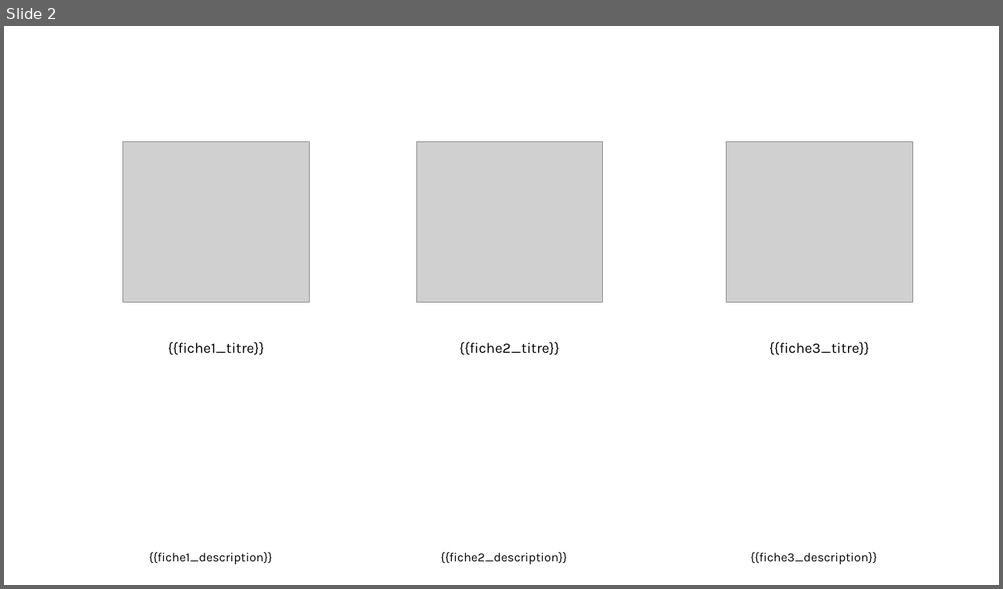
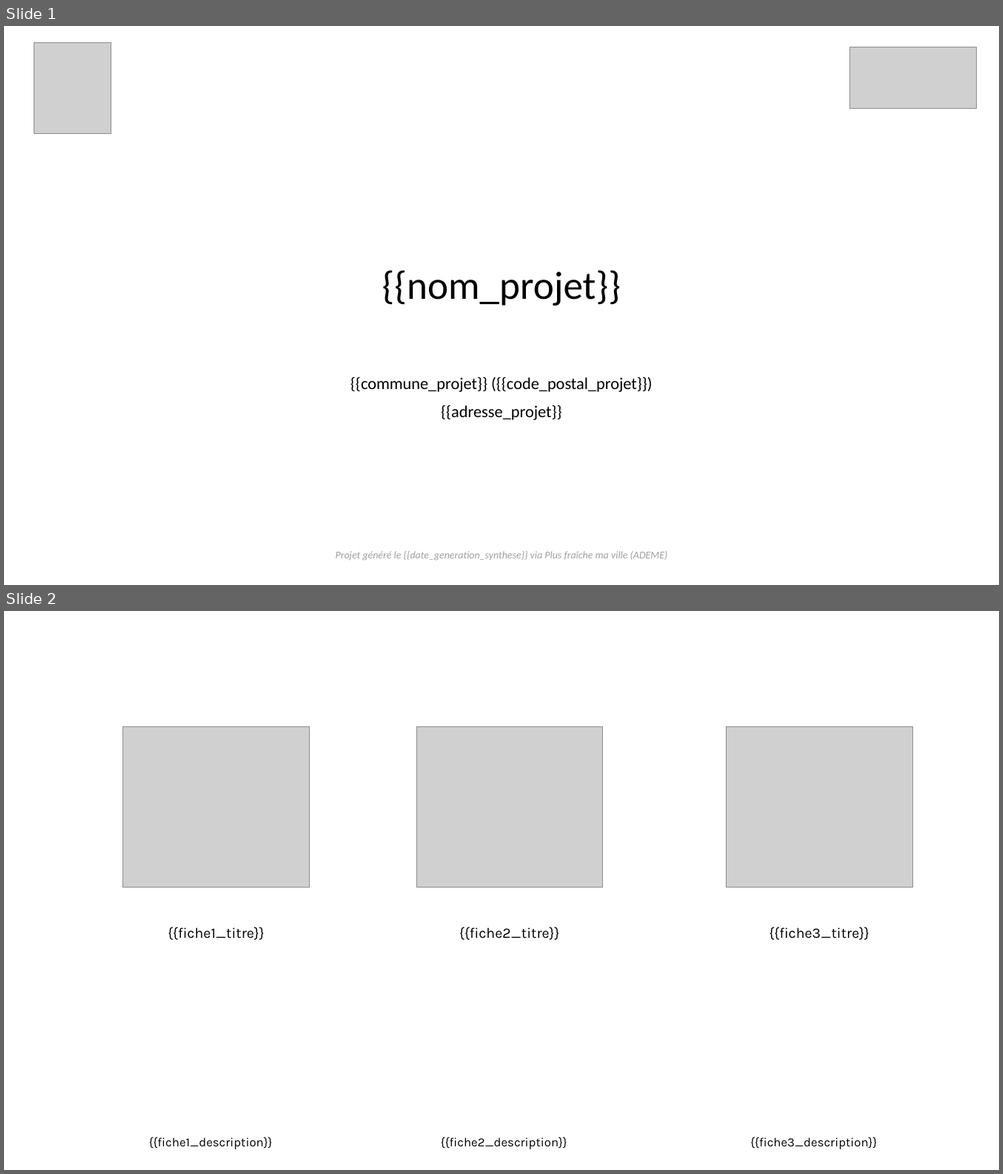
Before and after one commit to incubateur-ademe/plusfraichemaville-site, a slide deck: public/templates/template_synthese_projet.pptx. Shown one above the other, each under a label of ours: slide 2 before the commit, slides 1 and 2 after it. The pictures are 1003x589 and 1003x1174 pixels, drawn with LibreOffice and Linux fonts; fonts in the diff are those of the drawing; grey boxes stand for pictures. Boxes give left, top, right and bottom in pixels: in the first picture for what was removed or moved away, otherwise in the second. Text is boxed around its words. In the diff, an @@ line names an element or a change of style, - is before the commit and + after.

```diff
--- a/public/templates/template_synthese_projet.pptx
+++ b/public/templates/template_synthese_projet.pptx
@@ slide 1 added at bbox=[4, 26, 999, 585], background #FFFFFF @@
@@ picture added at bbox=[34, 42, 111, 133] @@
@@ picture added at bbox=[850, 47, 977, 109] @@
@@ title added at bbox=[382, 270, 620, 306], 38 pt, text #000000 @@
+{{nom_projet}}
@@ subtitle added at bbox=[350, 377, 652, 420], 16 pt, text #000000 @@
+{{commune_projet}} ({{code_postal_projet}})
+{{adresse_projet}}
@@ text added at bbox=[336, 551, 668, 560], 10 pt, text #A0A0A0, italic @@
+Projet généré le {{date_generation_synthese}} via Plus fraîche ma ville (ADEME)
```
Also in this commit, not shown: 1 slide removed, 2 other files.
